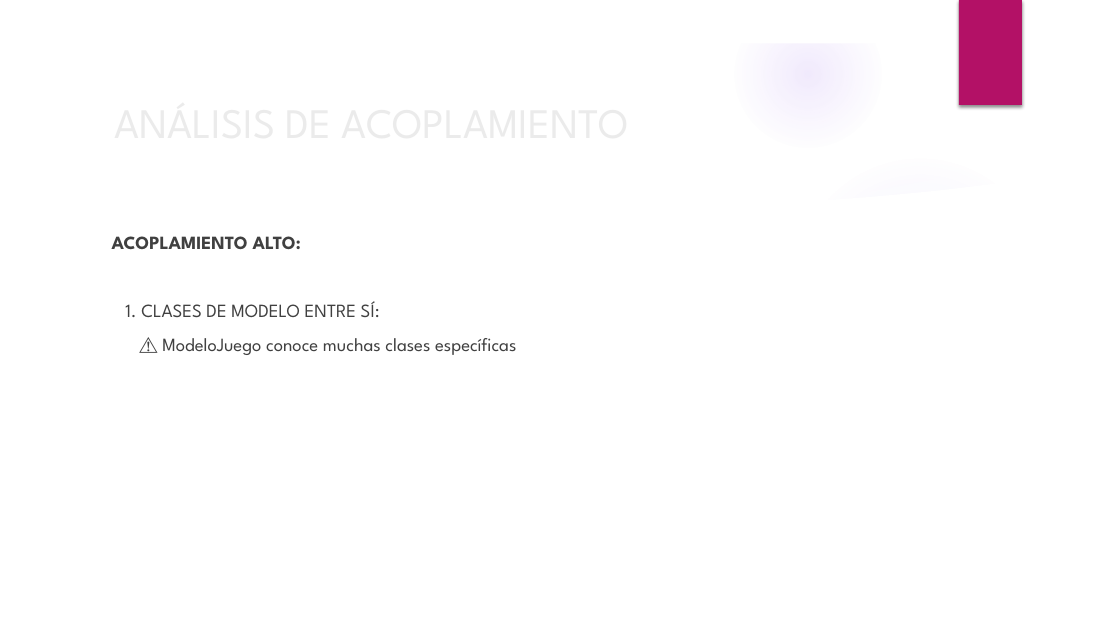
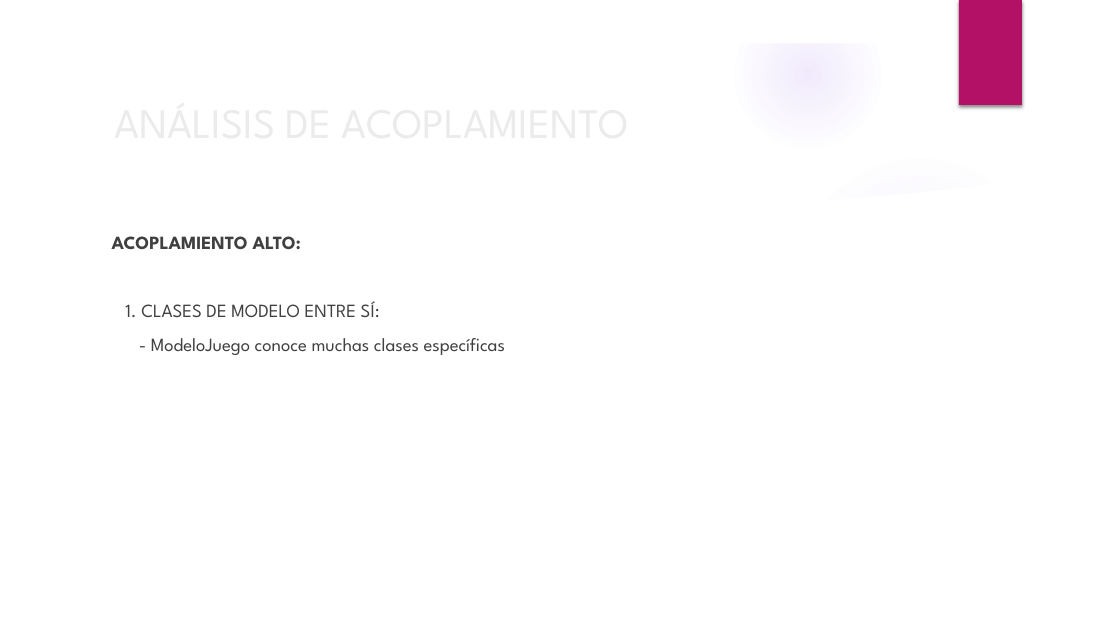
Before and after one commit to BinaryJuan/scrabble-poo, a slide deck: slide 37 of SCRABBLE.pptx (slide 35 before the commit). Drawn at 1120x630 pixels with LibreOffice and Linux fonts; fonts in the diff are those of the drawing; background and template pictures are left out. Boxes give left, top, right and bottom in pixels: in the first picture for what was removed or moved away, otherwise in the second. Text is boxed around its words. In the diff, an @@ line names an element or a change of style, - is before the commit and + after.

```diff
--- a/SCRABBLE.pptx
+++ b/SCRABBLE.pptx
@@ text at [151,338,505,355]: text changed @@
-⚠️ ModeloJuego conoce muchas clases específicas
+- ModeloJuego conoce muchas clases específicas
```
Also in this commit, not shown: 12 other slides changed, 3 slides added, 1 slide removed, 3 other files.
